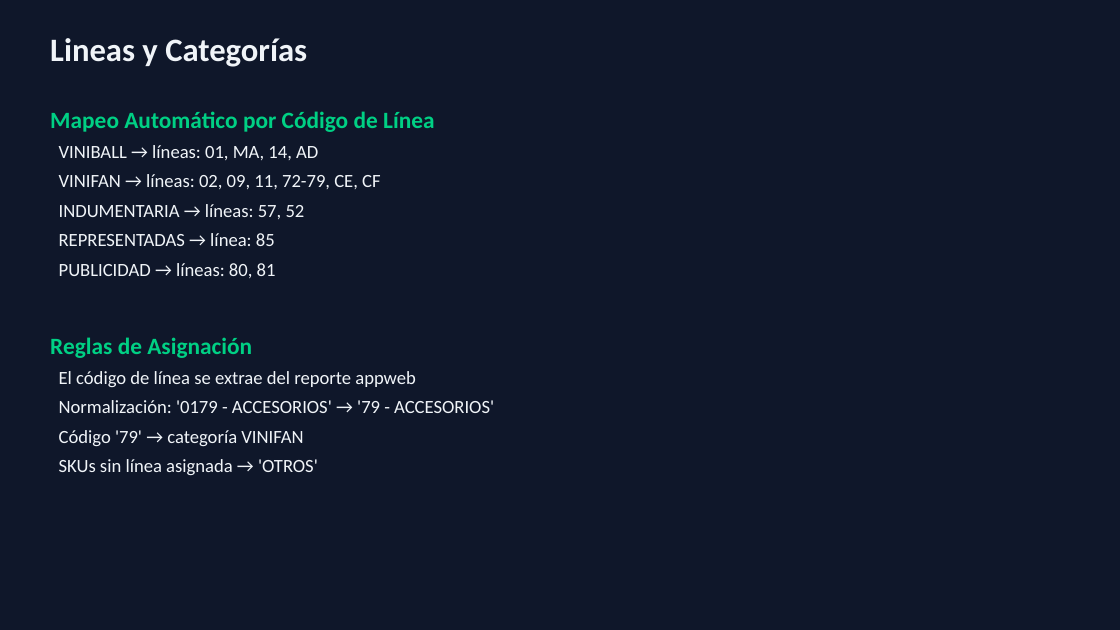
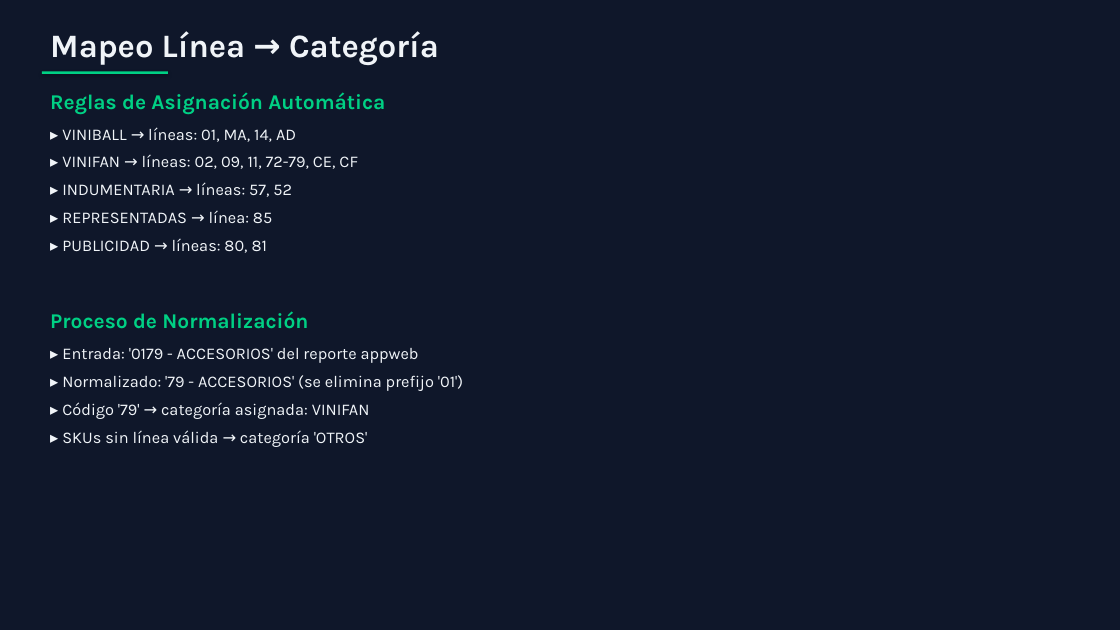
Before and after one commit to carloscus/g360-stock-reporter, a slide deck: slide 8 of StockPulse_Manual_Tecnico.pptx. Drawn at 1120x630 pixels with LibreOffice and Linux fonts; fonts in the diff are those of the drawing. Boxes give left, top, right and bottom in pixels: in the first picture for what was removed or moved away, otherwise in the second. Text is boxed around its words. In the diff, an @@ line names an element or a change of style, - is before the commit and + after.

```diff
--- a/StockPulse_Manual_Tecnico.pptx
+++ b/StockPulse_Manual_Tecnico.pptx
@@ text at bbox=[50, 31, 439, 65]: text changed; font Calibri to Karla @@
-Lineas y Categorías
+Mapeo Línea → Categoría
@@ rectangle added at bbox=[42, 71, 168, 74], fill #00D084 @@
@@ text at bbox=[50, 92, 463, 447]: text changed; size 16 to 14 pt; font Calibri to Karla @@
-Mapeo Automático por Código de Línea
-VINIBALL → líneas: 01, MA, 14, AD
-VINIFAN → líneas: 02, 09, 11, 72-79, CE, CF
-INDUMENTARIA → líneas: 57, 52
-REPRESENTADAS → línea: 85
-PUBLICIDAD → líneas: 80, 81
-Reglas de Asignación
-El código de línea se extrae del reporte appweb
-Normalización: '0179 - ACCESORIOS' → '79 - ACCESORIOS'
-Código '79' → categoría VINIFAN
-SKUs sin línea asignada → 'OTROS'
+Reglas de Asignación Automática
+▸ VINIBALL → líneas: 01, MA, 14, AD
+▸ VINIFAN → líneas: 02, 09, 11, 72-79, CE, CF
+▸ INDUMENTARIA → líneas: 57, 52
+▸ REPRESENTADAS → línea: 85
+▸ PUBLICIDAD → líneas: 80, 81
+Proceso de Normalización
+▸ Entrada: '0179 - ACCESORIOS' del reporte appweb
+▸ Normalizado: '79 - ACCESORIOS' (se elimina prefijo '01')
+▸ Código '79' → categoría asignada: VINIFAN
+▸ SKUs sin línea válida → categoría 'OTROS'
```
Also in this commit, not shown: 25 other slides changed, 1 other file.
